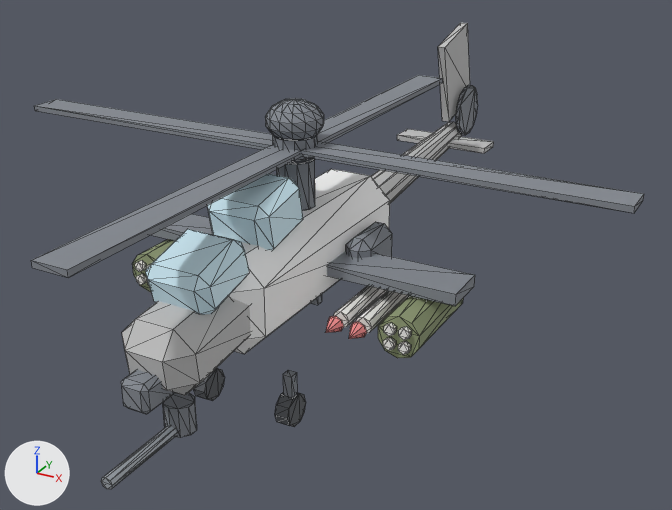
Before and after pictures for a commit that changed the glTF model faro/assets/models/apache.glb.
The view is the same before and after, from a 50 mm camera at (0.945, -1.547, 1.0) aimed at (0.032, 0.113, 0.17). Arrows for +X, +Y and +Z are at lower left; the lights stay in place. The older version comes first. Mesh edges are drawn as thin lines.

The first picture shows 'main', 'rotor'.
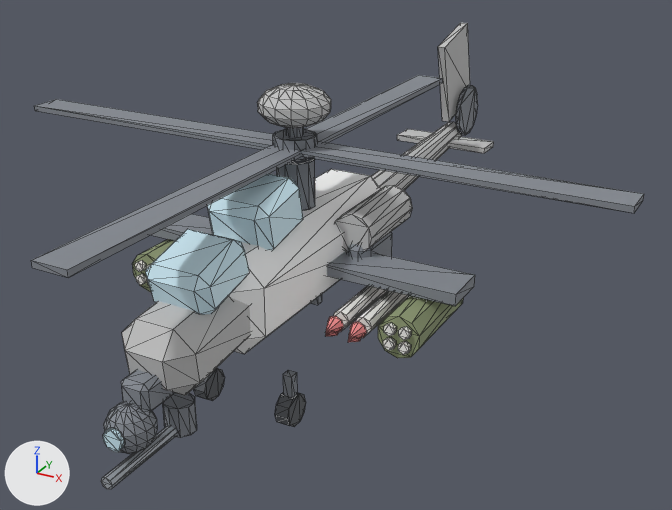
What the commit changed:
Material 'negro' (mat_negro) is new.
Its base color is (0.141, 0.153, 0.173) (grey #696d73).
Its roughness is 0.75.
Material 'metal_claro' (mat_metal_claro) is new.
Its base color is (0.604, 0.639, 0.678) (light grey #ccd1d7).
Its metallic is 0.3.
Its roughness is 0.45.
me_apache_main is used by ob_main; location (0.0, 0.0, 0.0).
me_apache_main had 648 vertices, 1132 faces and spanned x -0.38..0.38, y -0.62..0.95, z -0.06..0.56.
me_apache_main now has 978 vertices, 1736 faces and spans x -0.38..0.38, y -0.62..0.95, z -0.06..0.56.
me_apache_main part 1: a new loose piece, a 12-sided cylinder along y spanning x 0.075..0.165, y 0.02..0.22, z 0.225..0.315, in mat_equipo_osc (light grey #c1c1c1).
me_apache_main part 2: a new loose piece, a 10-sided cylinder along y spanning x -0.019..0.019, y -0.597..-0.587, z 0.08..0.12, in mat_vidrio (cyan #cfecf7).
me_apache_main part 3: a new loose piece, a UV sphere (14 segments, 7 rings, poles along z) spanning x -0.043..0.043, y -0.594..-0.506, z 0.055..0.145, in mat_oscuro (grey #848991).
me_apache_main part 4: a new loose piece, an 8-sided cone pointing to -y spanning x 0.136..0.164, y -0.145..-0.115, z 0.106..0.134, in mat_rojo (pink #ee8a8a).
me_apache_main part 5: a new loose piece, an 8-sided cone pointing to -y spanning x 0.186..0.214, y -0.145..-0.115, z 0.106..0.134, in mat_rojo (pink #ee8a8a).
Other edits to the shape of me_apache_main do not show in these pictures.
me_apache_main gains material mat_negro (grey #696d73).
me_apache_main gains material mat_metal_claro (light grey #ccd1d7).
me_apache_rotor is used by ob_rotor; location (0.0, 0.0, 0.44).
me_apache_rotor had 126 vertices, 236 faces and spanned x -0.68..0.68, y -0.68..0.68, z -0.01..0.102.
me_apache_rotor now has 142 vertices, 264 faces and spans x -0.68..0.68, y -0.68..0.68, z -0.01..0.131.
me_apache_rotor part 6: a new loose piece, an 8-sided cylinder along z spanning x -0.018..0.018, y -0.018..0.018, z 0.01..0.07, in mat_oscuro (grey #848991).
me_apache_rotor part 7: a new loose piece, a UV sphere (14 segments, 7 rings, poles along z) spanning x -0.071..0.071, y -0.073..0.073, z 0.049..0.131, in mat_equipo_osc (light grey #c1c1c1).
me_apache_rotor part 8: the loose piece of 86 vertices spanning x -0.057..0.057, y -0.058..0.058, z 0.018..0.102 is deleted.
me_apache_rotor gains material mat_equipo_osc (light grey #c1c1c1).

What differs and where, as boxes [x1, y1, x2, y2] in the pictures (672 x 510 px):
part 1 of me_apache_main, added: after [335, 185, 412, 252]
part 2 of me_apache_main, added: after [103, 428, 124, 451]
part 3 of me_apache_main, added: after [104, 401, 157, 454]
part 4 of me_apache_main, added: after [326, 332, 339, 336]
part 5 of me_apache_main, added: after [348, 337, 361, 342]
part 6 of me_apache_rotor, added (mostly hidden): after [286, 127, 304, 137]
part 7 of me_apache_rotor, added: after [257, 83, 331, 128]
part 8 of me_apache_rotor, deleted: before [265, 98, 324, 140]
